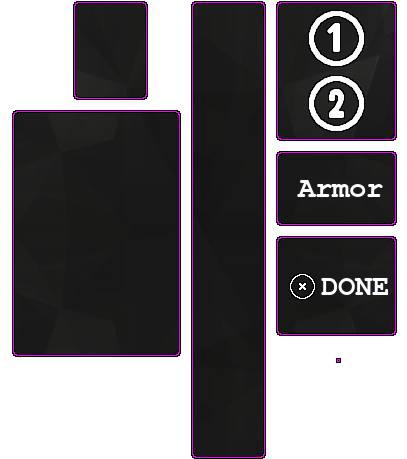
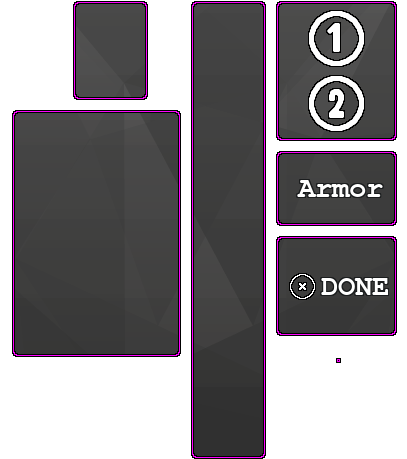
The second 407 × 459 image is a revision of the first. Changes to its layers:
renamed "graphite_pattern_K.png" to "graphite_pattern.png copy", painted on it over <box>15,4,394,456</box>
removed layer "graphite_pattern.png" (was 67%) from group "BORDER" over <box>15,4,394,456</box>